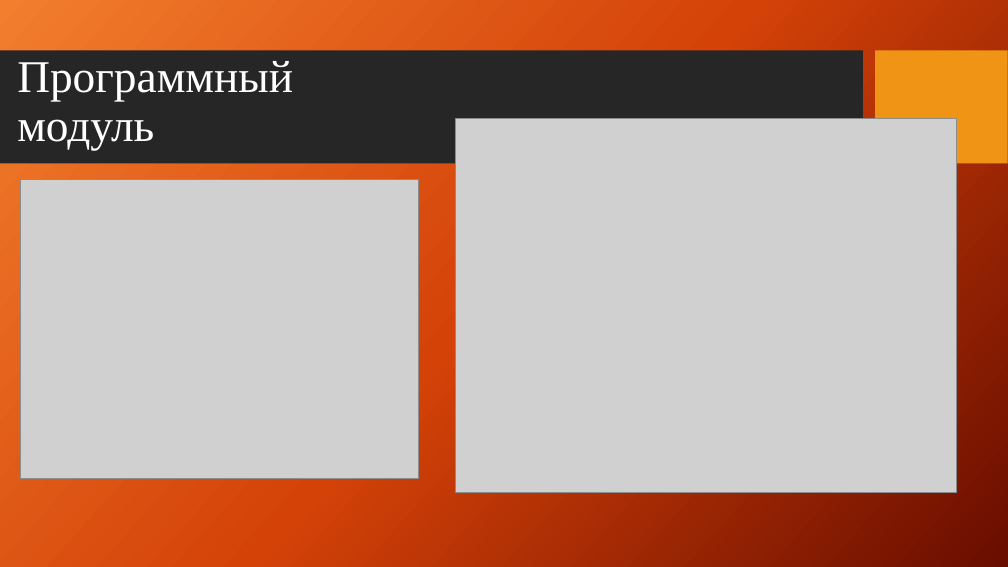
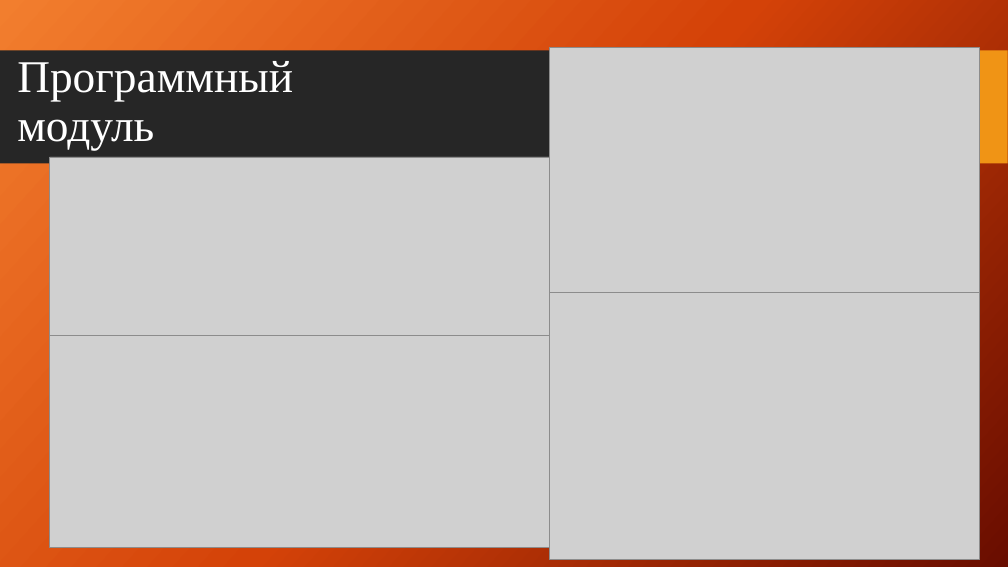
Before and after one commit to David2261/Scheme_Automation, a slide deck: slide 7 of 2022/4/Курсовая 04_1/Ленар/Презентация Ленар.pptx. Drawn at 1008x567 pixels with LibreOffice and Linux fonts; fonts in the diff are those of the drawing; grey boxes stand for pictures; background and template pictures are left out. Boxes give left, top, right and bottom in pixels: in the first picture for what was removed or moved away, otherwise in the second. Text is boxed around its words. In the diff, an @@ line names an element or a change of style, - is before the commit and + after.

```diff
--- a/2022/4/Курсовая 04_1/Ленар/Презентация Ленар.pptx
+++ b/2022/4/Курсовая 04_1/Ленар/Презентация Ленар.pptx
@@ picture added at [550,48,979,293] @@
@@ picture removed at [455,119,957,493] @@
@@ picture removed at [20,179,419,479] @@
@@ picture added at [50,157,551,336] @@
@@ picture added at [550,292,979,560] @@
@@ picture added at [50,336,551,547] @@
```
Also in this commit, not shown: 2 other slides changed, 20 other files.
